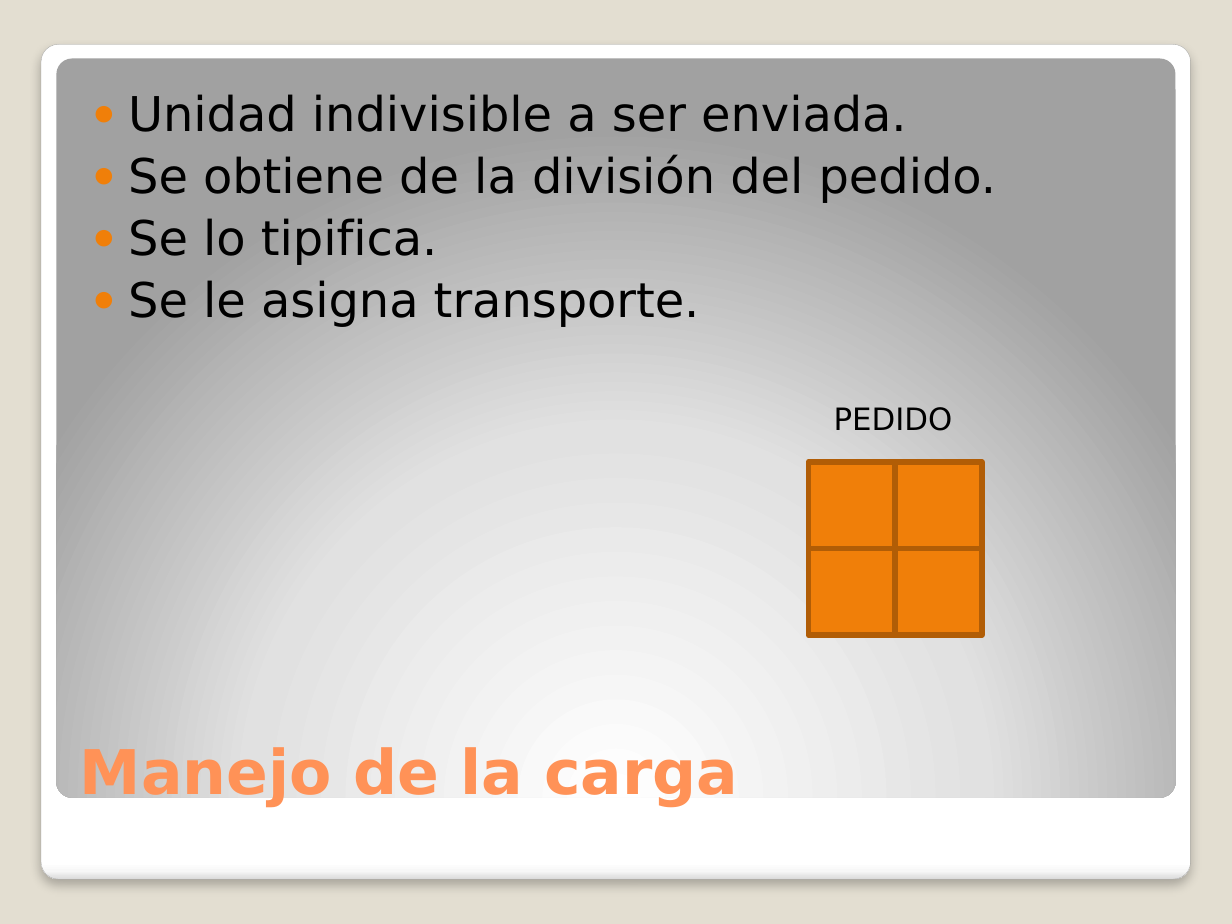
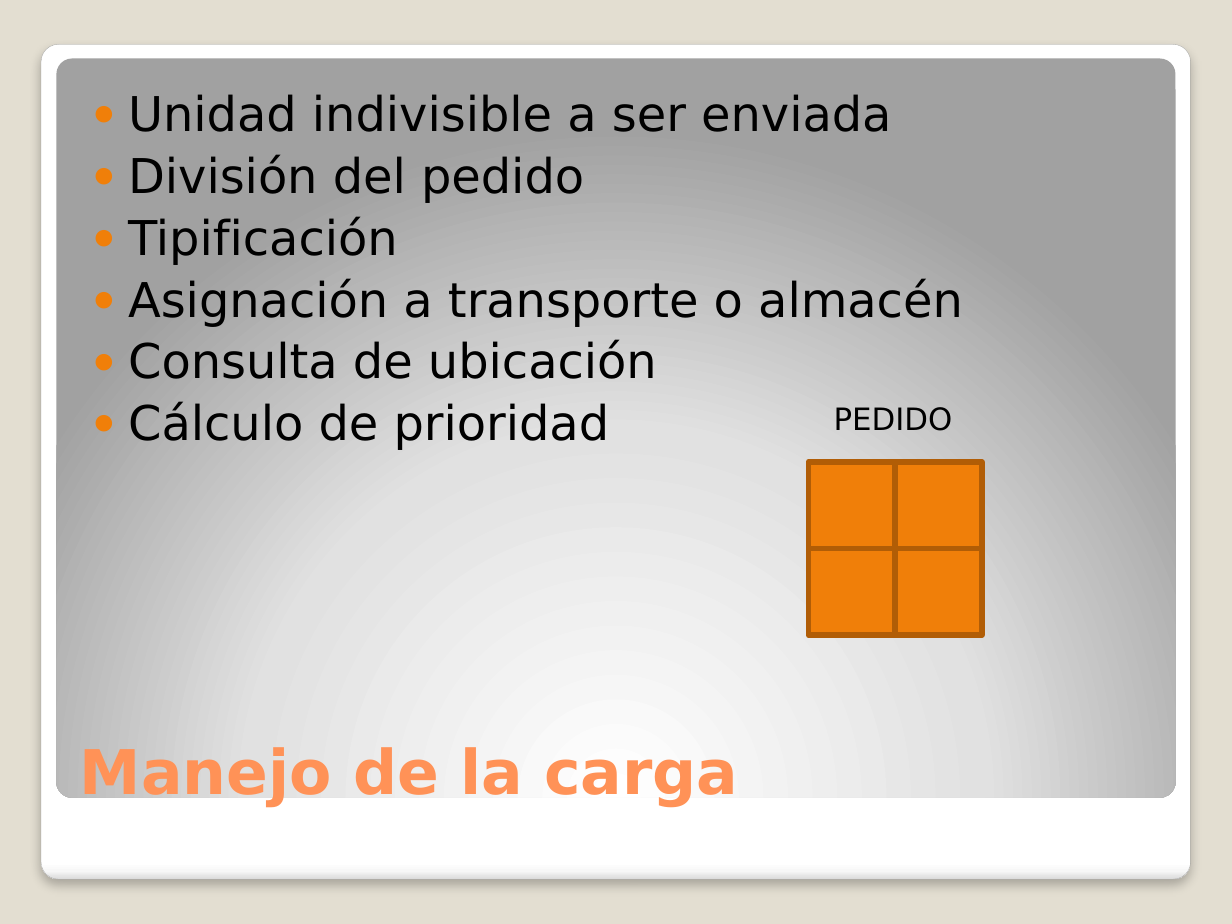
Before and after one commit to adrianachelotti/analisisdelainformacion7509, a slide deck: slide 6 of TodoMundo/Presentación/Presentacion.pptx. Drawn at 1232x924 pixels with LibreOffice and Linux fonts; fonts in the diff are those of the drawing. Boxes give left, top, right and bottom in pixels: in the first picture for what was removed or moved away, otherwise in the second. Text is boxed around its words. In the diff, an @@ line names an element or a change of style, - is before the commit and + after.

```diff
--- a/TodoMundo/Presentación/Presentacion.pptx
+++ b/TodoMundo/Presentación/Presentacion.pptx
@@ text at bbox=[128, 94, 963, 450]: text changed @@
-● Unidad indivisible a ser enviada.
-● Se obtiene de la división del pedido.
-● Se lo tipifica.
-● Se le asigna transporte.
+● Unidad indivisible a ser enviada
+● División del pedido
+● Tipificación
+● Asignación a transporte o almacén
+● Consulta de ubicación
+● Cálculo de prioridad
```
Also in this commit, not shown: 10 other slides changed, 2 other files.
